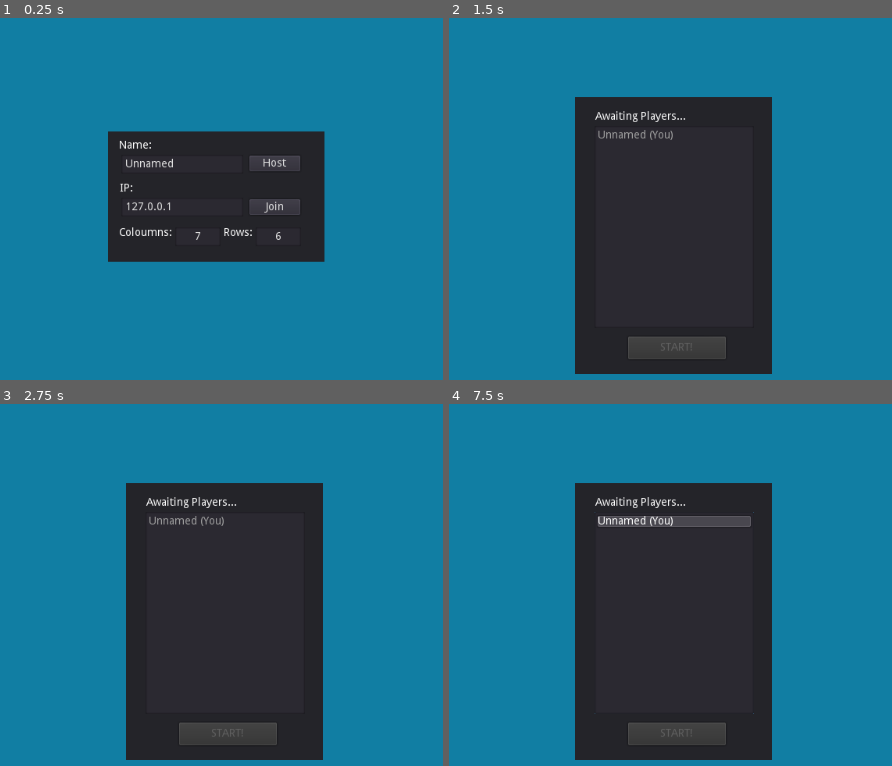
Above: before the commit, frames 1-4 (two rows, left to right).
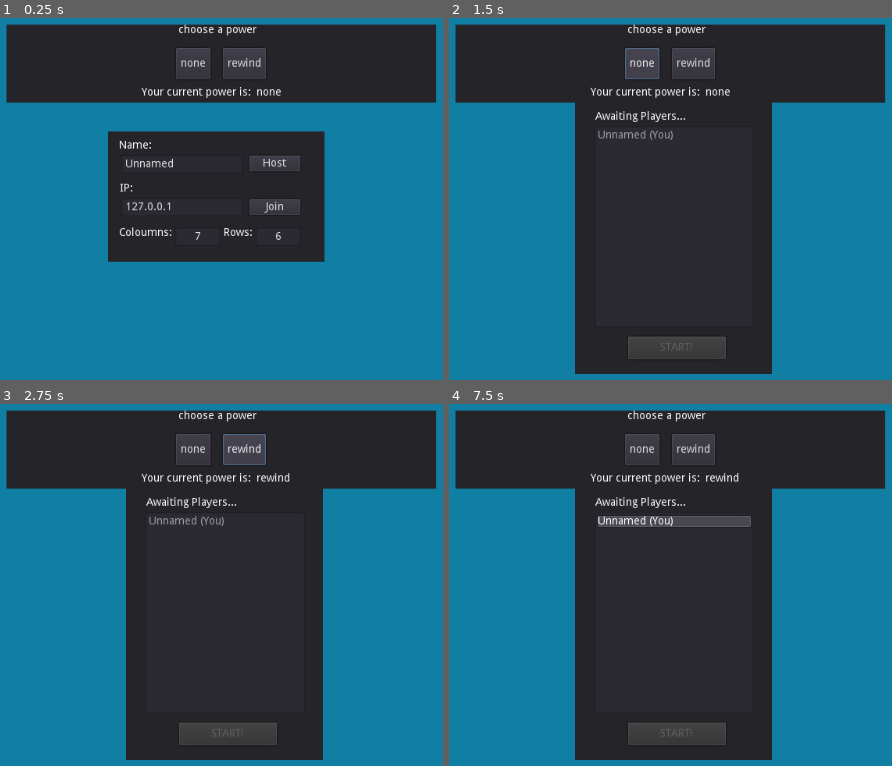
Above: after the commit, the same moments.

Repository: kybek/disconnect
Game: Godot game, scene res://src/lobby.tscn
The game is run twice, just before and just after one commit, with the same random seed, the same clock (stepped at 60 frames per second) and the same inputs. The engine's default icon, where the game draws it, is replaced by a stand-in: a white triangle on a blue panel in a dark square.
Inputs (mouse positions are in pixels of both pictures, inside the frame that each line leads up to):
- Up to frame 1 (0.25 s): no input
- Up to frame 2 (1.5 s): click "Host" at 0.5 s; click (643, 65) at 1.25 s, where only the run after the commit has a clickable "none"
- Up to frame 3 (2.75 s): click (243, 451) at 2 s, where only the run after the commit has a clickable "rewind"
- Up to frame 4 (7.5 s): click (643, 451) at 2.75 s, where only the run after the commit has a clickable "none"; click (692, 451) at 3.5 s, where only the run after the commit has a clickable "rewind"; click (643, 451) at 4.25 s, where only the run after the commit has a clickable "none"; click (692, 451) at 5 s, where only the run after the commit has a clickable "rewind"; tap Enter at 5.75, 7.25 s; move the mouse to (843, 606) at 5.77 s; right-click (843, 606) at 5.85 s; click (843, 606) at 5.92 s; tap Space (ui_select) at 6.02, 6.05, 6.32, 6.5, 6.6, 6.77, 7.07 s; move the mouse to (506, 653) at 6.52 s; click (506, 653) at 6.67 s; right-click (506, 653) at 6.8 s; move the mouse to (745, 527) at 7.27 s; right-click (745, 527) at 7.35 s; click (745, 527) at 7.42 s

The runs differ from the first frame. In frame 1, 21% of the frame differs, in the area x 1-99%, y 1-24%; in frame 2, 20%; in frame 3, 20%; in frame 4, 20%.

Commit message:
Added rewind power

Diff:
--- a/src/board.gd
+++ b/src/board.gd
@@ -4,8 +4,10 @@
 export var rows: int = 9
 
 var stones: Dictionary = {}
+var moves: Array = []
 
 signal increased_score(who)
+signal decreased_score(who)
 
 
 func last_empty_row(col: int) -> int:
@@ -74,7 +76,8 @@
 	var stone_scene = load("res://src/stone.tscn")
 	var stone = stone_scene.instance()
 
-	stone.get_node("by_who").text = str(by_who)
+	stone.get_node("by_who").text = by_who
+	stone.get_node("id").text = str(id)
 	stone.position = Vector2(col * 64 + 32, row * 64 + 32)
 	stone.get_node("sprite").modulate = color
 	add_child(stone)
@@ -84,6 +87,34 @@
 
 	for i in range(score_after - score_before):
 		emit_signal("increased_score", id)
+
+	moves.append([row, col])
+
+	return true
+
+
+func undo_last_move() -> bool:
+	if len(moves) == 0:
+		return false
+
+	var row: int = moves.back()[0]
+	var col: int = moves.back()[1]
+	moves.pop_back()
+
+	assert(stones[row][col] != null)
+
+	var stone = stones[row][col]
+	var color: Color = stone.get_node("sprite").modulate
+	var id: int = int(stone.get_node("id").text)
+	var score_before: int = how_many(color)
+
+	remove_child(stone)
+	stones[row][col] = null
+
+	var score_after: int = how_many(color)
+
+	for i in range(score_before - score_after):
+		emit_signal("decreased_score", id)
 
 	return true
 
--- a/src/custominput.gd
+++ b/src/custominput.gd
@@ -8,3 +8,14 @@
 
 	# Add mouse left click to ui_select options
 	InputMap.action_add_event("ui_select", mouse_left_click)
+
+	# Add power action
+	InputMap.add_action("use_power")
+
+	# Define mouse left click as an InputEvent
+	var mouse_right_click = InputEventMouseButton.new()
+	mouse_right_click.set_button_index(BUTTON_RIGHT)
+	mouse_right_click.set_pressed(true)
+
+	# Add mouse right click to use_power options
+	InputMap.action_add_event("use_power", mouse_right_click)
--- a/src/gamestate.gd
+++ b/src/gamestate.gd
@@ -8,6 +8,9 @@
 
 # Name for myself
 var player_name: String = "The Warrior"
+
+# My power
+var power_name: String = "none"
 
 # Number of players
 var player_count: int = 1
@@ -96,12 +99,15 @@
 		if player_id == get_tree().get_network_unique_id():
 			# If node for this peer id, set name
 			player.set_player_name(player_name)
+			player.set_power_name(power_name)
 		else:
 			# Otherwise set name from peer
 			player.set_player_name(players[player_id])
+#			player.set_power_name(powers[player_id])
 
 		if player_id == get_tree().get_network_unique_id():
 			player.connect("next_turn", self, "_next_turn")
+			player.connect("prev_turn", self, "_prev_turn")
 			player.can_input = true
 		world.get_node("players").add_child(player)
 
@@ -137,15 +143,17 @@
 		post_start_game()
 
 
-func host_game(new_player_name: String) -> void:
+func host_game(new_player_name: String, new_player_power: String) -> void:
 	player_name = new_player_name
+	power_name = new_player_power
 	var host = NetworkedMultiplayerENet.new()
 	host.create_server(DEFAULT_PORT, MAX_PEERS)
 	get_tree().set_network_peer(host)
 
 
-func join_game(ip: String, new_player_name: String) -> void:
+func join_game(ip: String, new_player_name: String, new_player_power: String) -> void:
 	player_name = new_player_name
+	power_name = new_player_power
 	var host = NetworkedMultiplayerENet.new()
 	host.create_client(ip, DEFAULT_PORT)
 	get_tree().set_network_peer(host)
@@ -197,6 +205,12 @@
 	update_turn()
 
 
+func _prev_turn():
+	assert(player_count > 0)
+	current_turn = (current_turn - 1 + player_count) % player_count
+	update_turn()
+
+
 func _ready():
 	get_tree().connect("network_peer_connected", self, "_player_connected")
 	get_tree().connect("network_peer_disconnected", self,"_player_disconnected")
--- a/src/lobby.gd
+++ b/src/lobby.gd
@@ -49,11 +49,11 @@
 	get_node("connect/error_label").text = ""
 
 	var player_name = get_node("connect/name").text
-	var _class_name = get_node("class_selection/class_name").text
+	var power_name = get_node("power_selection/power_name").text
 
 	save_config()
 
-	gamestate.host_game(player_name)
+	gamestate.host_game(player_name, power_name)
 	refresh_lobby()
 
 
@@ -72,11 +72,11 @@
 	get_node("connect/join").disabled = true
 
 	var player_name = get_node("connect/name").text
-	var _class_name = get_node("class_selection/class_name").text
+	var power_name = get_node("power_selection/power_name").text
 
 	save_config()
 
-	gamestate.join_game(ip, player_name)
+	gamestate.join_game(ip, player_name, power_name)
 
 
 func _on_connection_success():
@@ -117,5 +117,9 @@
 	gamestate.begin_game(int(get_node("connect/board_sizes/rows").text), int(get_node("connect/board_sizes/cols").text))
 
 
-func _on_warrior_pressed():
-	get_node("class_selection/class_name").text = "warrior"
+func _on_none_pressed():
+	get_node("power_selection/power_name").text = "none"
+
+
+func _on_rewind_pressed():
+	get_node("power_selection/power_name").text = "rewind"
--- a/src/lobby.tscn
+++ b/src/lobby.tscn
@@ -157,21 +157,20 @@
 size_flags_horizontal = 2
 size_flags_vertical = 2
 
-[node name="class_selection" type="Panel" parent="."]
-visible = false
+[node name="power_selection" type="Panel" parent="."]
 margin_left = 240.0
 margin_top = 20.0
 margin_right = 790.0
 margin_bottom = 120.0
 
-[node name="class_selection_label" type="Label" parent="class_selection"]
+[node name="power_selection_label" type="Label" parent="power_selection"]
 margin_left = 120.0
 margin_right = 420.0
 margin_bottom = 14.0
-text = "choose a class "
-align = 1
-
-[node name="HBoxContainer" type="HBoxContainer" parent="class_selection"]
+text = "choose a power"
+align = 1
+
+[node name="HBoxContainer" type="HBoxContainer" parent="power_selection"]
 margin_left = 20.0
 margin_top = 30.0
 margin_right = 530.0
@@ -182,27 +181,34 @@
 "_edit_group_": true
 }
 
-[node name="warrior" type="Button" parent="class_selection/HBoxContainer"]
-margin_left = 227.0
-margin_right = 283.0
+[node name="none" type="Button" parent="power_selection/HBoxContainer"]
+margin_left = 197.0
+margin_right = 241.0
 margin_bottom = 40.0
-text = "warrior"
-
-[node name="current_class_label" type="Label" parent="class_selection"]
+text = "none"
+
+[node name="rewind" type="Button" parent="power_selection/HBoxContainer"]
+margin_left = 257.0
+margin_right = 312.0
+margin_bottom = 40.0
+text = "rewind"
+
+[node name="current_power_label" type="Label" parent="power_selection"]
 margin_left = 120.0
 margin_top = 80.0
 margin_right = 370.0
 margin_bottom = 94.0
-text = "Your current class is: "
-align = 1
-
-[node name="class_name" type="Label" parent="class_selection"]
+text = "Your current power is: "
+align = 1
+
+[node name="power_name" type="Label" parent="power_selection"]
 margin_left = 320.0
 margin_top = 80.0
 margin_right = 420.0
 margin_bottom = 94.0
-text = "warrior"
+text = "none"
 [connection signal="pressed" from="players/start" to="." method="_on_start_pressed"]
 [connection signal="pressed" from="connect/host" to="." method="_on_host_pressed"]
 [connection signal="pressed" from="connect/join" to="." method="_on_join_pressed"]
-[connection signal="pressed" from="class_selection/HBoxContainer/warrior" to="." method="_on_warrior_pressed"]
+[connection signal="pressed" from="power_selection/HBoxContainer/none" to="." method="_on_none_pressed"]
+[connection signal="pressed" from="power_selection/HBoxContainer/rewind" to="." method="_on_rewind_pressed"]
--- a/src/player.gd
+++ b/src/player.gd
@@ -3,17 +3,23 @@
 puppet var puppet_pos = Vector2()
 puppet var puppet_motion = Vector2()
 
-var _class_name: String = "warrior"
+var power_name: String = "none"
 var color: Color
 var my_turn: int = -1
 var player_name
 var can_input: bool = false
 
 signal next_turn
+signal prev_turn
 
 
 remote func move(col: int, by_who: String, color: Color) -> void:
 	get_node("../../board").move(col, by_who, get_tree().get_rpc_sender_id(), color)
+
+
+sync func undo_last_move() -> void:
+	print_debug("UNDO LAST MOVE")
+	get_node("../../board").undo_last_move()
 
 
 func _process(_delta):
@@ -29,9 +35,19 @@
 				rpc("move", col, player_name, color)
 				emit_signal("next_turn")
 
+	if can_input and Input.is_action_just_pressed("use_power"):
+		if power_name == "rewind":
+			for i in range(gamestate.player_count):
+				rpc("undo_last_move")
+				emit_signal("prev_turn")
+
 
 func set_player_name(new_player_name: String) -> void:
 	player_name = new_player_name
+
+
+func set_power_name(new_power_name: String) -> void:
+	power_name = new_power_name
 
 
 func set_turn(new_turn: int) -> void:
